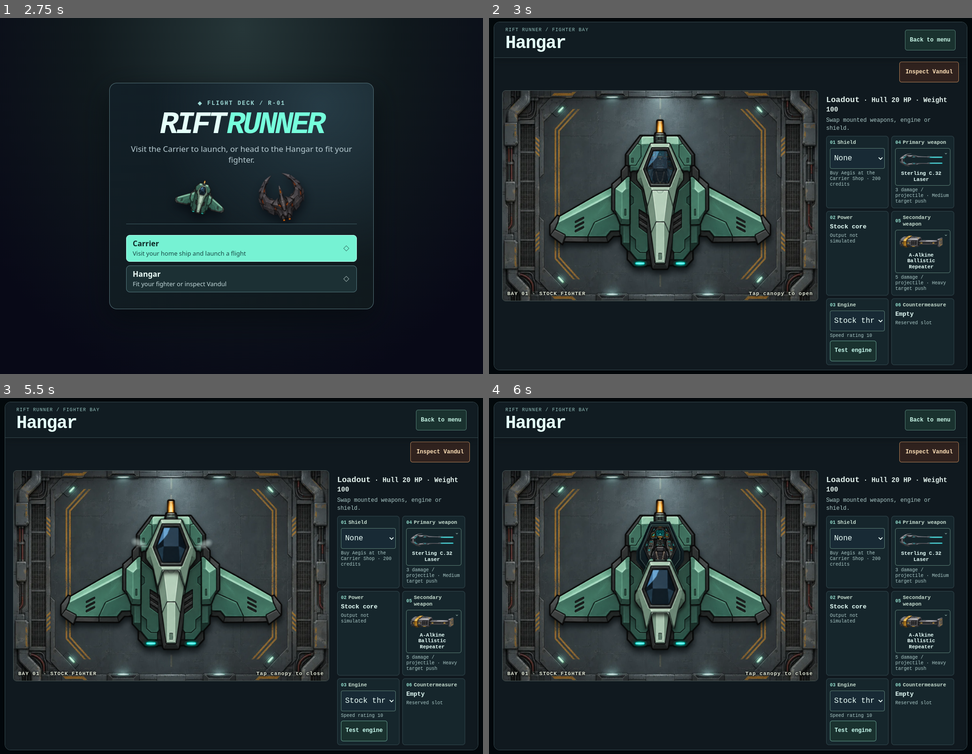
Above: before the commit, frames 1-4 (two rows, left to right).
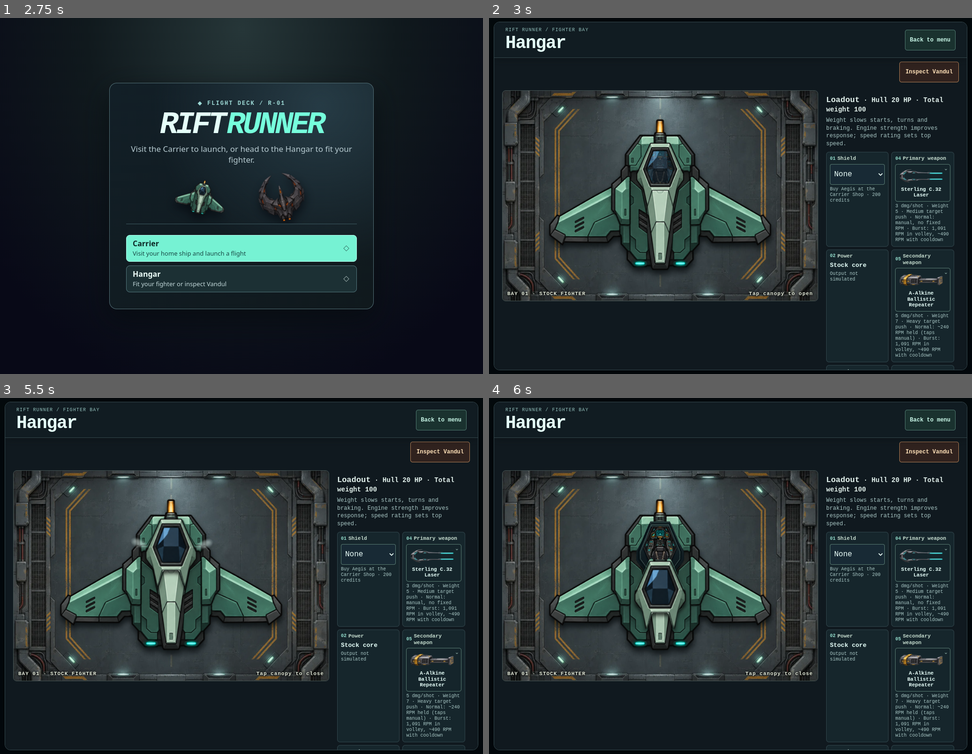
Above: after the commit, the same moments.

Repository: gambizt3-dev/rift-runner
Game: browser game, page index.html
The game is run twice, just before and just after one commit, with the same random seed, the same clock (stepped at 60 frames per second) and the same inputs.
Inputs (mouse positions are in pixels of both pictures, inside the frame that each line leads up to):
- Up to frame 1 (2.75 s): click "Visit the Carrier to launch, …" at 0.27 s; click (241, 231) at 1.07 s; tap Space every 0.5 s from 1.1 to 2.6 s; click (188, 160) at 1.67 s; click (294, 142) at 2.27 s; tap D at 2.52 s
- Up to frame 2 (3 s): click (769, 267) at 2.87 s
- Up to frame 3 (5.5 s): tap Space every 0.5 s from 3.1 to 5.1 s; click (173, 665) at 3.47 s; tap A at 3.52 s; click (241, 504) at 4.07 s; click (323, 593) at 4.67 s; click (159, 576) at 5.27 s
- Up to frame 4 (6 s): tap Space at 5.6 s; click (701, 700) at 5.87 s

Frame 1 is identical in both runs. In frame 2, 3.4% of the frame differs, in the area x 69-97%, y 22-99%; in frame 3, 3.4%; in frame 4, 3.4%.

Commit message:
Show weapon RPM and tune fighter handling to fitted mass and engine strength

Diff:
--- a/carrier-shop.css
+++ b/carrier-shop.css
@@ -128,6 +128,7 @@
 .shop-catalog-card strong,.shop-catalog-card span{display:block;overflow-wrap:anywhere}
 .shop-catalog-card strong{font-size:clamp(.66rem,2.9vw,.82rem);line-height:1.15}
 .shop-catalog-card span{margin-top:3px;color:#b3cfc8;font-size:clamp(.62rem,2.6vw,.72rem);line-height:1.2}
+.shop-catalog-card .shop-fire-rate{color:#ceede5}
 .shop-purchase{display:flex;align-items:center;gap:10px;flex-wrap:wrap;padding-top:8px}
 .shop-purchase[hidden]{display:none}
 .shop-purchase button{min-block-size:44px;border:1px solid #75d4bb;background:#12453f;color:#e8fff7;padding:7px 12px;border-radius:6px;font:inherit;cursor:pointer}
--- a/carrier-shop.html
+++ b/carrier-shop.html
@@ -11,7 +11,7 @@
 <link rel="icon" type="image/png" href="./rift-192.png">
 <link rel="apple-touch-icon" href="./rift-180.png">
 <link rel="manifest" href="./manifest.webmanifest">
-<link rel="stylesheet" href="./carrier-shop.css?v=72">
+<link rel="stylesheet" href="./carrier-shop.css?v=73">
 <script src="./pilot-credits.js?v=2" defer></script>
 <script src="./carrier-shop-talk.js?v=72" defer></script>
 <script src="./carrier-shop-ambient.js?v=2" defer></script>
@@ -53,16 +53,16 @@
     <section class="shop-catalog" id="shop-catalog-engines" aria-labelledby="shop-catalog-engines-title" tabindex="0" hidden>
      <h3 id="shop-catalog-engines-title">Current fighter engines</h3>
      <ul class="shop-catalog-list">
-      <li class="shop-catalog-card" data-catalog-id="stock-thruster"><img src="./shop-stock-thruster.webp" width="320" height="180" alt="" loading="lazy" decoding="async"><div><strong>Stock thruster</strong><span>Speed rating 10 · 222 u/s · Weight 20</span></div></li>
-      <li class="shop-catalog-card" data-catalog-id="test-thruster"><img src="./shop-test-thruster.webp" width="320" height="180" alt="" loading="lazy" decoding="async"><div><strong>Test thruster</strong><span>Speed rating 5 · 111 u/s · Weight 20</span></div></li>
+      <li class="shop-catalog-card" data-catalog-id="stock-thruster"><img src="./shop-stock-thruster.webp" width="320" height="180" alt="" loading="lazy" decoding="async"><div><strong>Stock thruster</strong><span>Speed rating 10 · 222 u/s · Strength 10 · Weight 20</span></div></li>
+      <li class="shop-catalog-card" data-catalog-id="test-thruster"><img src="./shop-test-thruster.webp" width="320" height="180" alt="" loading="lazy" decoding="async"><div><strong>Test thruster</strong><span>Speed rating 5 · 111 u/s · Strength 7 · Weight 14</span></div></li>
      </ul>
     </section>
     <section class="shop-catalog" id="shop-catalog-weapons" aria-labelledby="shop-catalog-weapons-title" tabindex="0" hidden>
      <h3 id="shop-catalog-weapons-title">Current fighter weapons</h3>
      <ul class="shop-catalog-list">
-      <li class="shop-catalog-card" data-catalog-id="blaster …(158 unchanged characters)… e / shot · 6 in Burst · Weight 5</span></div></li>
-      <li class="shop-catalog-card" data-catalog-id="ballist …(166 unchanged characters)… e / shot · 6 in Burst · Weight 7</span></div></li>
-      <li class="shop-catalog-card" data-catalog-id="ak77">< …(162 unchanged characters)…  · 12-shot burst only · Weight 9</span></div></li>
+      <li class="shop-catalog-card" data-catalog-id="blaster …(158 unchanged characters)… e / shot · 6 in Burst · Weight 5</span><span class="shop-fire-rate">Normal: manual, no fixed RPM · Burst: 1,091 RPM in volley, ~490 RPM with cooldown</span></div></li>
+      <li class="shop-catalog-card" data-catalog-id="ballist …(166 unchanged characters)… e / shot · 6 in Burst · Weight 7</span><span class="shop-fire-rate">Normal: ~240 RPM held (taps manual) · Burst: 1,091 RPM in volley, ~490 RPM with cooldown</span></div></li>
+      <li class="shop-catalog-card" data-catalog-id="ak77">< …(162 unchanged characters)…  · 12-shot burst only · Weight 9</span><span class="shop-fire-rate">Burst only · Burst: 1,333 RPM in volley, ~438 RPM with cooldown</span></div></li>
      </ul>
     </section>
     <section class="shop-catalog" id="shop-catalog-shields" aria-labelledby="shop-catalog-shields-title" tabindex="0" hidden>
--- a/game.js
+++ b/game.js
@@ -45,8 +45,8 @@
 // Module ratings are dimensionless; the full starter fit anchors V34 handling.
 const fighterProfiles={winged:{hullHp:20,weight:60,engine:'stock-thruster'}};
 const engineProfiles={
- 'stock-thruster':{weight:20,speedRating:10,acceleration:1750,audioProfile:'stock-loop'},
- 'test-thruster':{weight:20,speedRating:5,acceleration:1750,audioProfile:'synth'}
+ 'stock-thruster':{weight:20,speedRating:10,strength:10,acceleration:1750,audioProfile:'stock-loop'},
+ 'test-thruster':{weight:14,speedRating:5,strength:7,acceleration:1750,audioProfile:'synth'}
 };
 const powerProfiles={'stock-core':{weight:8}};
 const shieldProfiles={'aegis-s3':{name:'Aegis S-3 Shield Generator',capacity:5,duration:3,cooldown:10,absorption:{energy:1,ballistic:.5}}};
@@ -58,7 +58,7 @@
  try{const saved=localStorage.getItem(shieldFitKey);if(saved==='aegis-s3'&&ownsAegis())return saved;}catch{}
  return null;
 }
-const stockFitWeight=100,speedPerRating=22.2;
+const stockFitWeight=100,speedPerRating=22.2,stockEngineStrength=10,stockBrakeDamping=2.8;
 const hardImpactSpeed=185,hardImpactAlignment=.94;
 const guns={
  blaster:{label:'Sterling',fullLabel:'Sterling C.32 Laser',kind:'energy',targetSpreadChance:0,weight:5,damage:3,holdRep …(192 unchanged characters)…
@@ -137,11 +137,22 @@
 }
 function syncFlightFit(){
  const weight=fittedWeight(),engine=fittedEngine(),massFactor=stockFitWeight/weight;
- Object.assign(p,{weight,speed:engine.speedRating*speedPerRating,acceleration:engine.acceleration*massFactor,invMass:.32*massFactor});
+ const thrustFactor=(engine.strength/stockEngineStrength)*massFactor;
+ Object.assign(p,{weight,speed:engine.speedRating*speedPerRating,acceleration:engine.acceleration*thrustFactor,
+  brakeDamping:stockBrakeDamping*thrustFactor,invMass:.32*massFactor});
 }
 let shotSoundVersion=0;
 const burstModes=Object.fromEntries(Object.entries(guns).map(([name,gun])=>[name,!!gun.burstOnly]));
 const normalBurst={pattern:[0,-.5,.5,-1,1,0],interval:.055,recovery:.46};
+const ballisticInterval=.25;
+const rpmText=n=>Math.round(n).toLocaleString('en-US');
+function gunRateText(gun){
+ const burst=gun.burst??normalBurst,n=burst.pattern.length;
+ // First shot is immediate; cooldown starts as the last shot fires.
+ const repeated=60*n/((n-1)*burst.interval+burst.recovery);
+ const normal=gun.burstOnly?'Burst only':gun.holdRepeat?'Normal: ~'+rpmText(60/ballisticInterval)+' RPM held (taps manual)':'Normal: manual, no fixed RPM';
+ return normal+' · Burst: '+rpmText(60/burst.interval)+' RPM in volley, ~'+rpmText(repeated)+' RPM with cooldown';
+}
 const normalPattern=[1,-1,.55,-.55],normalShots=new Map(),degrees=Math.PI/180;
 let lastGunTap=null,fireBurst=null,burstCooldown=0;
 function showFire(){
@@ -899,7 +910,6 @@
 };
 const vandulContactSeconds=1.5,vandulSearchSeconds=3,vandulStackSeconds=.5,laserPattern=[1,-1,.5,-.5,0],driveByRules=vandulProfile.driveBy;
 let ballisticHold=null,firePointer=null,skipFireClickUntil=-Infinity;
-const ballisticInterval=.25;
 const kick=amount=>{shake=Math.max(shake,amount);};
 const keys=new Set();
 const has=(...a)=>a.some(k=>keys.has(k));
@@ -1274,7 +1284,7 @@
   c.button.setAttribute('aria-pressed',String(selected));
   c.badge.textContent=selected?'Fitted':onOther?(fighterFit[weaponSlot]?'Swap mounts':'On primary'):'';
   c.badge.hidden=!c.badge.textContent;
-  if(c.summary&&gun)c.summary.textContent=gun.damage+' dmg / shot · '+(gun.burstOnly?gun.burst.pattern.length+'-shot burst only':normalBurst.pattern.length+' in Burst');
+  if(c.summary&&gun)c.summary.textContent=gun.damage+' dmg/shot · Weight '+gun.weight+' · '+(gun.burst??normalBurst).pattern.length+' rounds/volley · '+gunRateText(gun);
  }
 }
 function setWeaponPicker(slot,returnFocus=false){
@@ -1318,13 +1328,16 @@
  if(fitSecondary)fitSecondary.value=fighterFit.secondary??'';
  refreshWeaponPictures();
  if(fitHullStat)fitHullStat.textContent=' · Hull '+fittedFighter().hullHp+' HP';
- if(fitWeightStat)fitWeightStat.textContent=' · Weight '+fittedWeight();
- if(fitEngineStat)fitEngineStat.textContent='Speed rating '+fittedEngine().speedRating;
+ if(fitWeightStat)fitWeightStat.textContent=' · Total weight '+fittedWeight();
+ if(fitEngineStat){
+  const engine=fittedEngine();
+  fitEngineStat.textContent='Speed rating '+engine.speedRating+' · '+engine.speedRating*speedPerRating+' u/s · Strength '+engine.strength+' · Weight '+engine.weight;
+ }
  const mountStats=id=>{
   const gun=guns[id];if(!gun)return 'No weapon fitted';
   const impact=Math.min(gun.speed*gun.push,gun.pushMax);
   const pushLabel=impact>=200?'Heavy':impact>=150?'Medium':'Light';
-  return gun.damage+' damage / projectile'+(gun.burstOnly?' · '+gun.burst.pattern.length+' per burst · Weight '+gun.weight:'')+' · '+pushLabel+' target push';
+  return gun.damage+' dmg/shot'+(gun.burstOnly?' · '+gun.burst.pattern.length+' per burst':'')+' · Weight '+gun.weight+' · '+pushLabel+' target push · '+gunRateText(gun);
  };
  if(fitPrimaryStat)fitPrimaryStat.textContent=mountStats(fighterFit.primary);
  if(fitSecondaryStat)fitSecondaryStat.textContent=mountStats(fighterFit.secondary);
@@ -2407,7 +2420,7 @@
  if(moveX||moveY){
   const dx=moveX/m*p.speed-p.vx,dy=moveY/m*p.speed-p.vy,change=Math.hypot(dx,dy),blend=change?Math.min(1,p.acceleration*dt/change):0;
   p.vx+=dx*blend;p.vy+=dy*blend;
- }else{const fade=Math.exp(-2.8*dt);p.vx*=fade;p.vy*=fade;}
+ }else{const fade=Math.exp(-p.brakeDamping*dt);p.vx*=fade;p.vy*=fade;}
  p.x+=p.vx*dt;p.y+=p.vy*dt;p.wallFx=Math.max(0,p.wallFx-dt);
  p.impactCooldown=Math.max(0,p.impactCooldown-dt);wall(p,true);
  if(state!=='play')return;
--- a/index.html
+++ b/index.html
@@ -17,7 +17,7 @@
 <script src="ballistic-sfx.js?v=13" defer></script>
 <script src="ballistic-burst-echo-sfx.js?v=2" defer></script>
 <script src="pilot-credits.js?v=2" defer></script>
-<script src="game.js?v=70" defer></script>
+<script src="game.js?v=73" defer></script>
 </head>
 <body>
 <main class="cabinet" id="game-cabinet" data-view="menu">
@@ -163,7 +163,7 @@
 <figcaption><span>BAY 01 · STOCK FIGHTER</span><span id="canopy-hint">Tap canopy to open</span></figcaption>
 </figure>
 <section class="hangar-loadout" aria-labelledby="loadout-title">
-<div class="loadout-head"><h3 id="loadout-title">Loadout<small id="fit-hull-stat"></small><small id="fit-weight-stat"></small></h3><p id="hangar-note" class="hangar-note">Swap mounted weapons, engine or shield.</p></div>
+<div class="loadout-head"><h3 id="loadout-title">Loadout<small id="fit-hull-stat"></small><small id="fit-weight-stat"></small></h3><p id="hangar-note" class="hangar-note">Weight slows starts, turns and braking. Engine strength improves response; speed rating sets top speed.</p></div>
 <div class="hangar-slots" id="fighter-fit-grid">
 <div class="fit-slot"><label class="fit-name" for="fit-shield"><span aria-hidden="true">01</span> Shield</label><select …(276 unchanged characters)…
 <div class="fit-slot"><label class="fit-name" for="fit-primary"><span aria-hidden="true">04</span> Primary weapon</labe …(729 unchanged characters)…
--- a/tests/ak77.test.cjs
+++ b/tests/ak77.test.cjs
@@ -23,7 +23,7 @@
  q.click('open-hangar');q.fit('secondary','ak77');q.click('close-hangar');
  assert.deepEqual(visible(q),['blaster','ak77']);
  assert.equal(q.storage.get(fitKey),fit('blaster','ak77'));
- assert.match(q.el['fit-secondary-stat'].textContent,/2 damage.*12 per burst.*Weight 9.*Light target push/);
+ assert.match(q.el['fit-secondary-stat'].textContent,/2 dmg\/shot.*12 per burst.*Weight 9.*Light target push/);
  assert.equal(q.inspect().p.weight,102);
  q.key('keydown','Digit2');assert.equal(q.inspect().fighterLoadout.weapon,'ak77');
  q.click('open-hangar');q.fit('primary','ak77');q.click('close-hangar');
--- a/tests/base-stats.test.cjs
+++ b/tests/base-stats.test.cjs
@@ -13,11 +13,11 @@
  assert.equal(q.inspect().p.hp,20);assert.equal(q.inspect().p.maxHp,20);
  assert.equal(q.inspect().fighterLoadout.shield,null);assert.equal(q.inspect().fighterLoadout.fighter,'winged');
  assert.equal(q.inspect().fighterLoadout.engine,'stock-thruster');assert.equal(q.inspect().p.speed,222);
- assert.match(text(q,'fit-hull-stat'),/Hull 20 HP/);assert.equal(text(q,'fit-engine-stat'),'Speed rating 10');
- assert.equal(text(q,'fit-primary-stat'),'3 damage / projectile · Medium target push');
- assert.equal(text(q,'fit-secondary-stat'),'5 damage / projectile · Heavy target push');
+ assert.match(text(q,'fit-hull-stat'),/Hull 20 HP/);assert.equal(text(q,'fit-engine-stat'),'Speed rating 10 · 222 u/s · Strength 10 · Weight 20');
+ assert.match(text(q,'fit-primary-stat'),/^3 dmg\/shot · Weight 5 · Medium target push/);
+ assert.match(text(q,'fit-secondary-stat'),/^5 dmg\/shot · Weight 7 · Heavy target push/);
  q.click('open-hangar');q.fit('primary','ballistic');
- assert.equal(text(q,'fit-primary-stat'),'5 damage / projectile · Heavy target push');assert.equal(text(q,'fit-secondary-stat'),'3 damage / projectile · Medium target push');
+ assert.match(text(q,'fit-primary-stat'),/^5 dmg\/shot · Weight 7 · Heavy target push/);assert.match(text(q,'fit-secondary-stat'),/^3 dmg\/shot · Weight 5 · Medium target push/);
  q.fit('secondary','');assert.equal(text(q,'fit-secondary-stat'),'No weapon fitted');q.click('close-hangar');
  q.open('start');await tick();assert.equal(q.inspect().p.hp,20);
  const {p,cones}=q.inspect();
--- a/tests/carrier-shop.test.cjs
+++ b/tests/carrier-shop.test.cjs
@@ -137,18 +137,21 @@
  const game=read('game.js'),html=read('carrier-shop.html'),rules=read('index.html'),css=read('carrier-shop.css');
  const block=(name)=>game.match(new RegExp('^const '+name+'=[\\s\\S]*?^};','m'))[0];
  const inline=name=>game.match(new RegExp('^const '+name+'=[^\\n]+','m'))[0];
- const actual=vm.runInNewContext('(()=>{'+[block('engineProfiles'),inline('shieldProfiles'),block('guns'),inline('normalBurst'),inline('stockFitWeight')].join('\n')+';return {engineProfiles,shieldProfiles,guns,normalBurst,speedPerRating};})()');
- const content=Object.fromEntries([...html.matchAll(/data-catalog-id="([^"]+)"><img src="([^"]+)"[^>]+><div><strong>([^<]+)<\/strong><span>([^<]+)<\/span><\/div><\/li>/g)].map(([,id,src,name,stats])=>[id,{src,name,stats}]));
+ const actual=vm.runInNewContext('(()=>{'+[block('engineProfiles'),inline('shieldProfiles'),block('guns'),inline('normalBurst'),inline('ballisticInterval'),inline('stockFitWeight')].join('\n')+';return {engineProfiles,shieldProfiles,guns,normalBurst,ballisticInterval,speedPerRating};})()');
+ const content=Object.fromEntries([...html.matchAll(/data-catalog-id="([^"]+)"><img src="([^"]+)"[^>]+><div><strong>([^<]+)<\/strong><span>([^<]+)<\/span>(?:<span class="shop-fire-rate">([^<]+)<\/span>)?<\/div><\/li>/g)].map(([,id,src,name,stats,rate])=>[id,{src,name,stats,...rate&&{rate}}]));
  assert.deepEqual(Object.keys(content),['stock-thruster','test-thruster','blaster','ballistic','ak77','aegis-s3']);
  for(const [id,p] of Object.entries(actual.engineProfiles)){
   const expectedName=rules.match(new RegExp('<option value="'+id+'">([^<]+)</option>'))[1];
-  assert.deepEqual(content[id],{src:'./shop-'+id+'.webp',name:expectedName,stats:'Speed rating '+p.speedRating+' · '+(p.speedRating*actual.speedPerRating)+' u/s · Weight '+p.weight});
+  assert.deepEqual(content[id],{src:'./shop-'+id+'.webp',name:expectedName,stats:'Speed rating '+p.speedRating+' · '+(p.speedRating*actual.speedPerRating)+' u/s · Strength '+p.strength+' · Weight '+p.weight});
  }
  const weaponPics={blaster:'sterling',ballistic:'alkine',ak77:'ak77'};
  for(const [id,p] of Object.entries(actual.guns)){
-  const rounds=(p.burst??actual.normalBurst).pattern.length;
+  const {pattern,interval,recovery}=p.burst??actual.normalBurst,rounds=pattern.length;
+  const rpm=n=>Math.round(n).toLocaleString('en-US');
+  const normal=p.burstOnly?'Burst only':p.holdRepeat?'Normal: ~'+rpm(60/actual.ballisticInterval)+' RPM held (taps manual)':'Normal: manual, no fixed RPM';
+  const rate=normal+' · Burst: '+rpm(60/interval)+' RPM in volley, ~'+rpm(60*rounds/((rounds-1)*interval+recovery))+' RPM with cooldown';
   assert.deepEqual(content[id],{src:'./'+weaponPics[id]+'-module.webp?v=58',name:p.fullLabel,
-   stats:p.damage+' damage / shot · '+(p.burstOnly?rounds+'-shot burst only':rounds+' in Burst')+' · Weight '+p.weight});
+   stats:p.damage+' damage / shot · '+(p.burstOnly?rounds+'-shot burst only':rounds+' in Burst')+' · Weight '+p.weight,rate});
  }
  assert.match(html,/class="shop-catalog"[^>]*tabindex="0" hidden/);
  const shield=actual.shieldProfiles['aegis-s3'];
--- a/tests/gameplay-stats.test.cjs
+++ b/tests/gameplay-stats.test.cjs
@@ -11,7 +11,7 @@
  for(const [q,weight] of [[stock,100],[light,93],[mid,95]]){
   const p=q.inspect().p;
   assert.equal(p.weight,weight);assert.equal(p.maxHp,20);assert.equal(p.speed,222);
-  assert.equal(q.el['fit-weight-stat'].textContent,' · Weight '+weight);
+  assert.equal(q.el['fit-weight-stat'].textContent,' · Total weight '+weight);
   assert.equal(q.hudNumbers[4].textContent,'20/20');
   tol(p.invMass,.32*100/weight);tol(p.acceleration,1750*100/weight);
   Object.assign(p,{x:100,y:500});q.key('keydown','KeyD');q.step();
--- a/tests/hangar-engine-fit.test.cjs
+++ b/tests/hangar-engine-fit.test.cjs
@@ -12,17 +12,18 @@
 test('Hangar engine choices change true powered speed without resetting the craft or weapons',async()=>{
  const weaponFit=JSON.stringify({version:1,primary:'ballistic',secondary:'blaster'});
  const q=setup({savedFit:weaponFit}),p=await launch(q);
- const starterStats=stats(q),originalWeapon=q.inspect().fighterLoadout.weapon;
+ const originalWeapon=q.inspect().fighterLoadout.weapon;
  assert.equal(engine(q),'stock-thruster');assert.equal(q.el['fit-engine'].value,'stock-thruster');
  Object.assign(p,{x:100,y:460});holdEast(q);closeEnough(p.vx,222);
  mount(q,'test-thruster');assert.equal(engine(q),'stock-thruster','only fits in Hangar');
  p.hp=12;q.key('keydown','KeyD');
  q.click('open-hangar');mount(q,'test-thruster');
- assert.equal(q.el['fit-engine-stat'].textContent,'Speed rating 5');
+ assert.equal(q.el['fit-engine-stat'].textContent,'Speed rating 5 · 111 u/s · Strength 7 · Weight 14');
  assert.equal(q.storage.get(engineKey),saved('test-thruster'));
  assert.equal(q.storage.get(weaponKey),weaponFit);
  assert.equal(q.inspect().fighterLoadout.weapon,originalWeapon);
- assert.deepEqual(stats(q),starterStats);
+ const [mass,acceleration,invMass]=stats(q);assert.equal(mass,94);
+ closeEnough(acceleration,1750*7/10*100/94);closeEnough(invMass,.32*100/94);
  const damaged=q.inspect().p;assert.equal(damaged.hp,12);
  assert.equal(damaged.vx,222,'coasting momentum is not overwritten on fit change');
  q.click('close-hangar');
@@ -33,7 +34,7 @@
  holdEast(q);closeEnough(p.vx,111);
  q.reset();assert.equal(engine(q),'test-thruster');closeEnough(q.inspect().p.speed,111);
  q.click('open-hangar');mount(q,'stock-thruster');q.click('close-hangar');
- assert.equal(q.inspect().p.speed,222);assert.equal(q.el['fit-engine-stat'].textContent,'Speed rating 10');
+ assert.equal(q.inspect().p.speed,222);assert.equal(q.el['fit-engine-stat'].textContent,'Speed rating 10 · 222 u/s · Strength 10 · Weight 20');
 });
 test('engine choice before launch persists independently and invalid values fall back safely',async()=>{
  const q=setup();
--- /dev/null
+++ b/tests/loadout-performance.test.cjs
@@ -0,0 +1,85 @@
+'use strict';
+const test=require('node:test'),assert=require('node:assert/strict');
+const {setup,tick}=require('./ballistic.test.cjs');
+const weaponFit=(primary,secondary)=>JSON.stringify({version:1,primary,secondary});
+const engineFit=engine=>JSON.stringify({version:1,engine});
+const approx=(x,y,tol=1e-8)=>assert.ok(Math.abs(x-y)<=tol,`${x} near ${y} within ${tol}`);
+async function ready(q){
+ q.choose('practice');await tick();q.step();q.inspect().cones.splice(0);return q.inspect().p;
+}
+const fitStat=(q,id)=>q.el[id].textContent;
+test('mass and engine strength independently change thrust, reversal and braking, not top-speed rating or external mass',async()=>{
+ const q0=setup(),qh=setup({savedFit:weaponFit('ak77','ballistic')}),qw=setup(),qt=setup({savedEngine:engineFit('test-thruster')});
+ // Isolate strength by holding the engine choice, mass and speed rating fixed.
+ qw.inspect().engineProfiles['stock-thruster'].strength=7;
+ const [stock,heavy,weak,light]=await Promise.all([q0,qh,qw,qt].map(ready));
+ assert.equal(stock.weight,100);assert.equal(stock.speed,222);assert.equal(stock.acceleration,1750);assert.equal(stock.brakeDamping,2.8);
+ assert.equal(heavy.weight,104);assert.equal(heavy.speed,222);approx(heavy.acceleration,1750*100/104);approx(heavy.brakeDamping,2.8*100/104);
+ assert.equal(weak.weight,100);assert.equal(weak.speed,222);approx(weak.acceleration,1750*.7);approx(weak.brakeDamping,2.8*.7);
+ assert.equal(light.weight,94);assert.equal(light.speed,111);approx(light.acceleration,1750*.7*100/94);approx(light.brakeDamping,2.8*.7*100/94);
+ assert.ok(heavy.invMass<stock.invMass);assert.equal(weak.invMass,stock.invMass);assert.ok(light.invMass>weak.invMass);
+ assert.match(fitStat(qt,'fit-weight-stat'),/Total weight 94/);
+ assert.equal(fitStat(qt,'fit-engine-stat'),'Speed rating 5 · 111 u/s · Strength 7 · Weight 14');
+ const pairs=[[q0,stock],[qh,heavy],[qw,weak],[qt,light]];
+ function move(code,frames,vx){
+  for(const [q,p] of pairs){
+   Object.assign(p,{x:470,y:880,vx,vy:0});
+   if(code)q.key('keydown',code);q.step(frames);if(code)q.key('keyup',code);
+  }
+  return pairs.map(([,p])=>p.vx);
+ }
+ const [sStart,hStart,wStart,tStart]=move('KeyD',3,0);
+ approx(sStart,1750*.048);assert.ok(sStart>hStart&&hStart>tStart&&tStart>wStart);
+ const [sRev,hRev,wRev,tRev]=move('KeyA',6,125);
+ approx(sRev,125-1750*.096);assert.ok(sRev<hRev&&hRev<tRev&&tRev<wRev);
+ const [sStop,hStop,wStop,tStop]=move(null,22,100);
+ approx(sStop,100*Math.exp(-2.8*.352));assert.ok(sStop<hStop&&hStop<tStop&&tStop<wStop);
+ const [sMax,hMax,wMax,tMax]=move('KeyD',26,0);
+ assert.deepEqual([sMax,hMax,wMax,tMax],[222,222,222,111]);
+});
+test('displayed burst rates match simulation volley counts, spacing and start-to-start recovery for all mounted guns',async()=>{
+ for(const [id,rounds,spacing,recovery,text] of [
+  ['blaster',6,.055,.46,'Normal: manual, no fixed RPM · Burst: 1,091 RPM in volley, ~490 RPM with cooldown'],
+  ['ballistic',6,.055,.46,'Normal: ~240 RPM held (taps manual) · Burst: 1,091 RPM in volley, ~490 RPM with cooldown'],
+  ['ak77',12,.045,1.15,'Burst only · Burst: 1,333 RPM in volley, ~438 RPM with cooldown']
+ ]){
+  const q=setup({saved:id,savedFit:weaponFit(id,null)});
+  await ready(q);
+  assert.ok(fitStat(q,'fit-primary-stat').endsWith(text));
+  assert.ok(fitStat(q,'fit-pick-'+id+'-summary').endsWith(text));
+  if(id!=='ak77'){
+   const select=()=>q.click('gun-'+id,{detail:1,pointerType:'touch',pointerId:20});
+   select();q.step(4);select();
+  }
+  q.click('fire-button');
+  assert.equal(q.inspect().practiceShots,1,'first shot is immediate');
+  const times=[0];let frame=0;
+  while(q.inspect().fireBurst||q.inspect().burstCooldown>0){
+   const before=q.inspect().practiceShots;
+   q.step();frame++;const after=q.inspect().practiceShots;
+   assert.ok(frame<140,'volley and cooldown are finite');
+   if(after>before)times.push(frame*.016);
+   if(q.inspect().fireBurst||q.inspect().burstCooldown>0){
+    q.click('fire-button');assert.equal(q.inspect().practiceShots,after,'no extra shot before next allowed volley');
+   }
+  }
+  assert.equal(times.length,rounds);
+  for(let i=1;i<rounds;i++)approx(times[i],i*spacing,.0162);
+  approx(frame*.016,(rounds-1)*spacing+recovery,.033);
+  q.click('fire-button');assert.equal(q.inspect().practiceShots,rounds+1,'manual trigger allowed immediately after cooldown');
+ }
+});
+test('Normal is unpaced manual input; A-Alkine hold uses its four-round-per-second timer',async()=>{
+ for(const id of ['blaster','ballistic']){
+  const q=setup({saved:id});
+  await ready(q);
+  for(let i=1;i<=8;i++){q.click('fire-button');assert.equal(q.inspect().practiceShots,i);q.step();}
+ }
+ const q=setup({saved:'ballistic'});await ready(q);
+ q.pointer('pointerdown',21);assert.equal(q.inspect().practiceShots,1);
+ for(let i=1;i<=3;i++){
+  q.step(15);assert.equal(q.inspect().practiceShots,i);
+  q.step();assert.equal(q.inspect().practiceShots,i+1);
+ }
+ q.pointer('pointerup',21);q.step(20);assert.equal(q.inspect().practiceShots,4);
+});
--- a/tests/weapon-picker.test.cjs
+++ b/tests/weapon-picker.test.cjs
@@ -25,8 +25,8 @@
  assert.equal(q.el['fit-primary-picture'].attrs['aria-expanded'],'true');
  assert.equal(q.el['fit-pick-blaster'].attrs['aria-pressed'],'true');
  assert.equal(q.el['fit-pick-empty'].hidden,true);
- assert.equal(text(q,'fit-pick-blaster-summary'),'3 dmg / shot · 6 in Burst');
- assert.equal(text(q,'fit-pick-ak77-summary'),'2 dmg / shot · 12-shot burst only');
+ assert.match(text(q,'fit-pick-blaster-summary'),/^3 dmg\/shot · Weight 5 · 6 rounds\/volley/);
+ assert.match(text(q,'fit-pick-ak77-summary'),/^2 dmg\/shot · Weight 9 · 12 rounds\/volley · Burst only/);
  q.click('fit-picker-done');assert.equal(q.focused,q.el['fit-primary-picture']);
  assert.equal(q.el['fit-weapon-picker'].hidden,true);assert.equal(q.el['fighter-fit-grid'].hidden,false);
  slot(q,'secondary');assert.equal(text(q,'fit-picker-slot'),'Secondary weapon');assert.equal(q.el['fit-pick-empty'].hidden,false);
